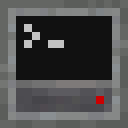
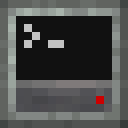
Layer changes from the first (128, 128) image to the second:
added layer "Casing v0.5.1" above "Casing v0.5.0" over [0,0,128,128]
renamed "computer_normal_front_on.png" to "Casing v0.5.0", hid it over [0,0,128,128]
